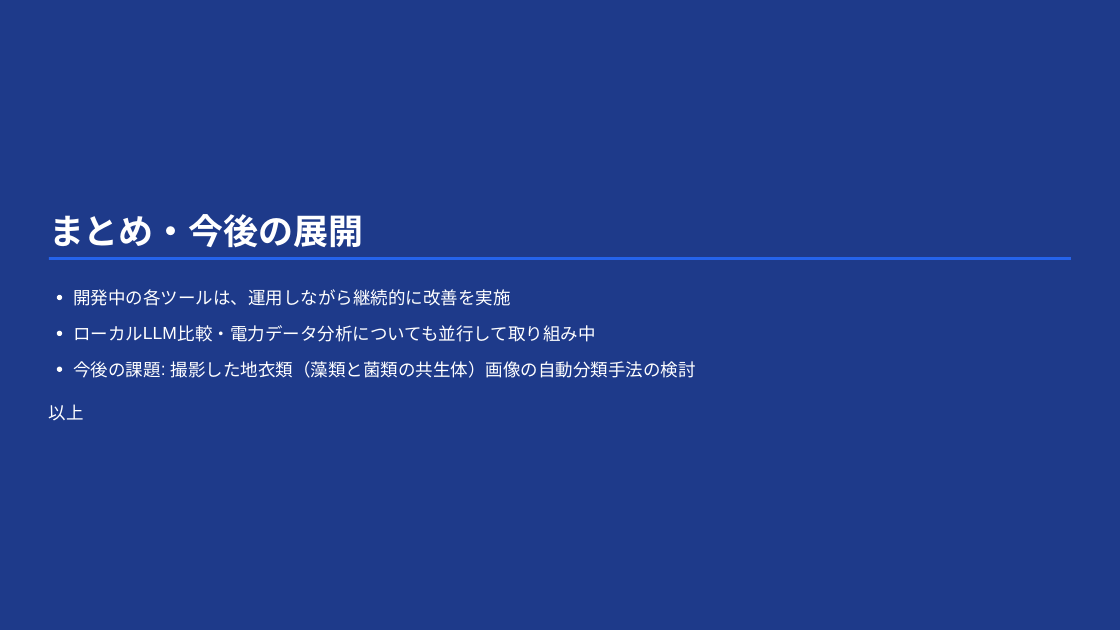
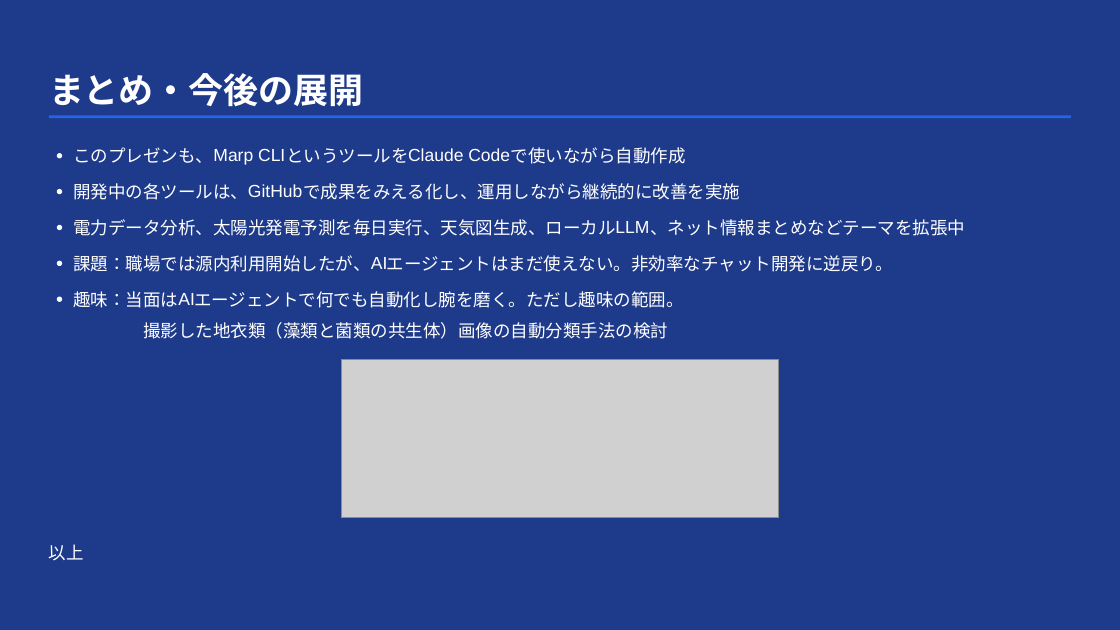
Before and after one commit to masauehr/marp_slides, a slide deck: slide 14 of slides/2026-07-01-ai-projects-intro.pptx. Drawn at 1120x630 pixels with LibreOffice and Linux fonts; fonts in the diff are those of the drawing; grey boxes stand for pictures. Boxes give left, top, right and bottom in pixels: in the first picture for what was removed or moved away, otherwise in the second. Text is boxed around its words. In the diff, an @@ line names an element or a change of style, - is before the commit and + after.

Commit message:
add: まとめスライド末尾にVS Code+Marp拡張のスクリーンショットを追加
marp_vscode2.pngをimages/に配置し中央揃えで挿入。画像追加で「以上」が
スライド下端にはみ出したため w:800→w:500 に縮小して収めた。

```diff
--- a/slides/2026-07-01-ai-projects-intro.pptx
+++ b/slides/2026-07-01-ai-projects-intro.pptx
@@ 2 freeform shapes, 1 text: place and size @@
-2 freeform shapes, 1 text at (49,214,1071,371)
+2 freeform shapes, 1 text at (49,73,1071,230)
@@ text added at (73,147,212,163), 15 pt, text #FFFFFF @@
+このプレゼンも、
@@ text added at (213,148,285,165), 15 pt, text #FFFFFF @@
+Marp CLI
@@ text added at (286,148,408,163), 15 pt, text #FFFFFF @@
+というツールを
@@ text added at (408,148,510,161), 15 pt, text #FFFFFF @@
+Claude Code
@@ text added at (511,147,686,164), 15 pt, text #FFFFFF @@
+で使いながら⾃動作成
@@ freeform shape added at (57,153,62,158), fill #FFFFFF @@
@@ freeform shape added at (57,189,62,194), fill #FFFFFF @@
@@ text added at (73,183,248,200), 15 pt, text #FFFFFF @@
+開発中の各ツールは、
@@ text added at (248,184,302,197), 15 pt, text #FFFFFF @@
+GitHub
@@ text at (303,183,740,200): text changed @@
-開発中の各ツールは、運⽤しながら継続的に改善を実施
+で成果をみえる化し、運⽤しながら継続的に改善を実施
@@ text added at (73,219,615,236), 15 pt, text #FFFFFF @@
+電⼒データ分析、太陽光発電予測を毎⽇実⾏、天気図⽣成、ローカル
@@ text "LLM": place and size @@
-text "LLM" at (143,327,177,339)
+text "LLM" at (615,221,649,233)
@@ text added at (650,219,965,236), 15 pt, text #FFFFFF @@
+、ネット情報まとめなどテーマを拡張中
@@ freeform shape: place and size @@
-freeform shape at (57,331,62,336)
+freeform shape at (57,260,62,266)
@@ text added at (73,255,370,272), 15 pt, text #FFFFFF @@
+課題：職場では源内利⽤開始したが、
@@ text added at (371,257,387,269), 15 pt, text #FFFFFF @@
+AI
@@ text added at (387,255,894,272), 15 pt, text #FFFFFF @@
+エージェントはまだ使えない。⾮効率なチャット開発に逆戻り。
@@ freeform shape at (57,297,62,302): outline redrawn @@
@@ text added at (73,291,178,308), 15 pt, text #FFFFFF @@
+趣味：当⾯は
@@ text added at (178,293,194,305), 15 pt, text #FFFFFF @@
+AI
@@ text added at (194,291,684,308), 15 pt, text #FFFFFF @@
+エージェントで何でも⾃動化し腕を磨く。ただし趣味の範囲。
@@ text "撮影した地⾐類（藻類と菌類の共⽣体）画像の⾃動分類⼿法の検討": place and size @@
-text "撮影した地⾐類（藻類と菌類の共⽣体）画像の⾃動分類⼿法の検討" at (171,361,696,378)
+text "撮影した地⾐類（藻類と菌類の共⽣体）画像の⾃動分類⼿法の検討" at (143,322,668,339)
@@ text removed at (73,326,143,341) @@
-ローカル
@@ text removed at (178,325,596,342) @@
-⽐較・電⼒データ分析についても並⾏して取り組み中
@@ text removed at (161,358,179,378) @@
-:
@@ text removed at (73,361,160,378) @@
-今後の課題
@@ picture added at (341,360,779,518) @@
@@ text "以上": place and size @@
-text "以上" at (49,404,84,420)
+text "以上" at (49,544,84,560)
```
Also in this commit, not shown: 6 other slides changed, 3 other files.
